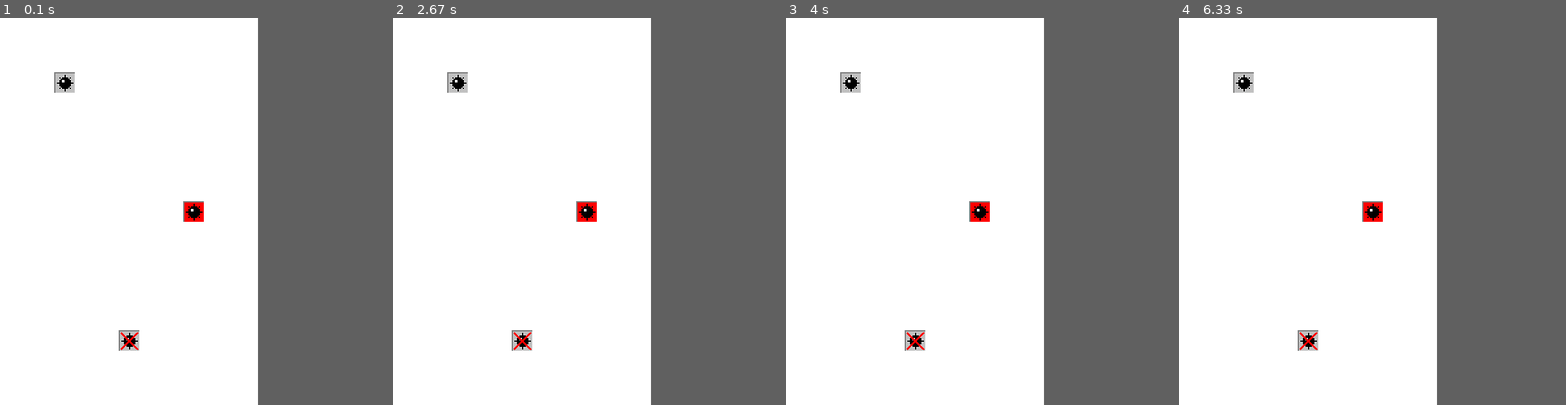
Above: before the commit, frames 1-4 (left to right).
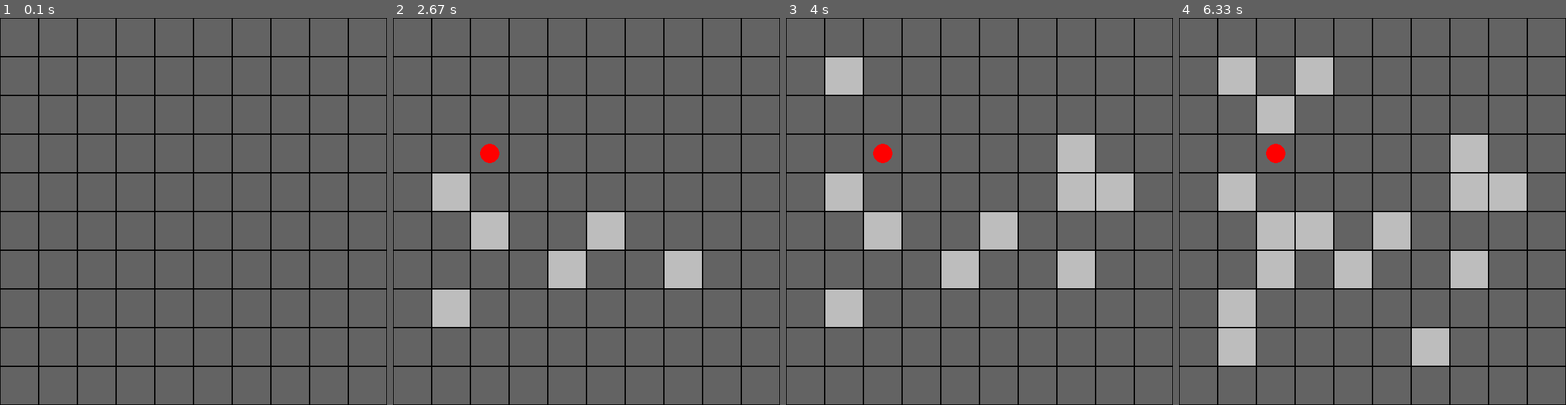
Above: after the commit, the same moments.

Repository: ColinTreanor/581Minesweeper2025
Game: pygame game, started from button_test.py
Two runs of this game, one before a commit and one after it. Both use one fixed random seed, a clock stepped at 60 frames per second and the inputs below.
Inputs (mouse positions are in pixels of both pictures, inside the frame that each line leads up to):
- Up to frame 1 (0.1 s): no input
- Up to frame 2 (2.67 s): click (586, 211) at 0.38 s; click (493, 215) at 0.72 s; click (466, 304) at 1.05 s; right-click (493, 134) at 1.38 s; click (447, 199) at 1.72 s; click (586, 257) at 2.05 s; click (687, 273) at 2.38 s
- Up to frame 3 (4 s): click (1080, 176) at 2.72 s; click (1099, 203) at 3.05 s; click (1060, 141) at 3.38 s; click (863, 79) at 3.72 s
- Up to frame 4 (6.33 s): click (1279, 281) at 4.05 s; click (1287, 141) at 4.38 s; click (1256, 354) at 4.72 s; click (1310, 87) at 5.05 s; click (1295, 242) at 5.38 s; click (1279, 110) at 5.72 s; click (1442, 339) at 6.05 s
In our replay, the window is 400x600 before the commit and 600x600 after it. These sizes can differ from the game's own. Grey fills any space a smaller window leaves; there, only what the larger window draws over its background counts as a difference.

The runs differ from the first frame. In frame 1, 69% of the frame differs, in the area x 0-100%, y 0-100%; in frame 2, 70%; in frame 3, 72%; in frame 4, 73%.

Commit message:
Update board.py
game state for lose win restart is still using the enums but for the actual board i decided to go with a dictionary that keeps track of each data point of each board piece, added flag and reveal functionality bare minimum but we are able to place flags and reveal square, incorporated notes for more changing, if we want the whole game to do the same data structure we can change the dictionary but i was just using what i understand

Diff:
--- a/board.py
+++ b/board.py
@@ -1,4 +1,23 @@
 from enum import Enum
+import pygame
+import sys
+import button
+
+pygame.init()
+
+WIDTH, HEIGHT = 600, 600
+ROWS, COLS = 10, 10
+CELL_SIZE = WIDTH // COLS
+
+GRAY = (189, 189, 189)
+DARK_GRAY = (99, 99, 99)
+WHITE = (255, 255, 255)
+BLACK = (0, 0, 0)
+RED = (255, 0, 0)
+
+screen = pygame.display.set_mode((WIDTH, HEIGHT))
+pygame.display.set_caption("Minesweeper")
+font = pygame.font.SysFont(None, 24)
 
 class BoardPiece(Enum):
     #just enum class to represent pieces
@@ -24,18 +43,95 @@
     def ResetBoard(self):
         self.mines: int = 0
         self.state: GameState = GameState.START_SCREEN
-        self.visible_board: list = [[BoardPiece.UNKNOWN for _ in range(self.board_size)] for _ in range(self.board_size)]
-        self.actual_board: list = [[BoardPiece.NO_MINE for _ in range(self.board_size)] for _ in range(self.board_size)]
+        self.actual_board = self.create_board()
 
-    def CreateBoard(self, mines: int):
-        self.mines = mines
-        self.state = GameState.PLAYING
-        GenerateBoard()
+    # datastructure of each board coordinate
+    # board[r][c] = {'mine': bool, 'neighbor_mines': int, 'revealed': bool, 'flagged': bool }
+    # each board[r][c] contains if its a mine, how many neighboring mines, if its been flagged by a player
+    # and if its been revealed on the board... lets use this as the data structure pls pls pls
 
-    def GenerateBoard(self):
+    def create_board(self):
+        board = []
+        for r in range(self.board_size):
+            row = []
+            for c in range(self.board_size):
+                row.append({'mine': False, 'neighbor_mines': 0, 'revealed': False, 'flagged': False})
+                #adds the data structure to each coord in the 10x10 grid
+            board.append(row)
+        return board
+
+    def PlaceMines(self):
         #place mines in board
         return
 
-    def GetValue(self, pieceIdx: tuple):
-        #return if it is mine, flag, or value
+    def countNeighbors(self):
+        #counts how many neightboring mines are around it
         return
+
+    def draw_board(self):
+        #mine_sprite = None
+        #mine_explode_sprite = None
+
+        for r in range(self.board_size):
+            for c in range(self.board_size):
+                cell = self.actual_board[r][c]
+                rect = pygame.Rect(c * CELL_SIZE, r * CELL_SIZE, CELL_SIZE, CELL_SIZE)
+
+                if cell['revealed']:
+                    pygame.draw.rect(screen, GRAY, rect)
+                    if cell['mine']:
+                        pygame.draw.rect(screen, RED, rect)
+                        #todo create stuff linking the mine sprite to mine cell
+                        #screen.blit(mine_sprite, rect.center) along these lines? right now using draw
+                        pygame.draw.circle(screen, BLACK, rect.center, CELL_SIZE // 4)
+                    elif cell['neighbor_mines'] > 0:
+                        text = font.render(str(cell['neighbor_mines']), True, BLACK)
+                        text_rect = text.get_rect(center=rect.center)
+                        screen.blit(text, text_rect)
+                else:
+                    pygame.draw.rect(screen, DARK_GRAY, rect)
+
+                if cell['flagged']:
+                    #later update with the actual flag sprite, right now text will suffice
+                    pygame.draw.circle(screen, RED, rect.center, CELL_SIZE // 4)
+
+                pygame.draw.rect(screen, BLACK, rect, 1) #boarder
+
+    def reveal_cell(self, r, c):
+        cell = self.actual_board[r][c]
+        if self.actual_board[r][c]['revealed'] or self.actual_board[r][c]['flagged']:
+            return
+        self.actual_board[r][c]['revealed'] = True
+
+        if cell['mine']:
+            # If a mine is clicked → set game to lose state
+            self.state = GameState.LOSE_SCREEN
+
+    def handle_click(self, x, y, button):
+        # until theres actual functionaility in the event handler
+        r = y // CELL_SIZE
+        c = x // CELL_SIZE
+
+        if button == 1:  #left click
+            self.reveal_cell(r, c)
+        elif button == 3:  #right click
+            cell = self.actual_board[r][c]
+            if not cell['revealed']:
+                cell['flagged'] = not cell['flagged']
+
+board = Board()
+
+# main loop to run it rn
+running = True
+while running:
+    screen.fill((255, 255, 255))
+    board.draw_board()
+    pygame.display.flip()
+
+    for event in pygame.event.get():
+        if event.type == pygame.QUIT:
+            running = False
+        elif event.type == pygame.MOUSEBUTTONDOWN:
+            board.handle_click(*event.pos, event.button)
+
+pygame.quit()
